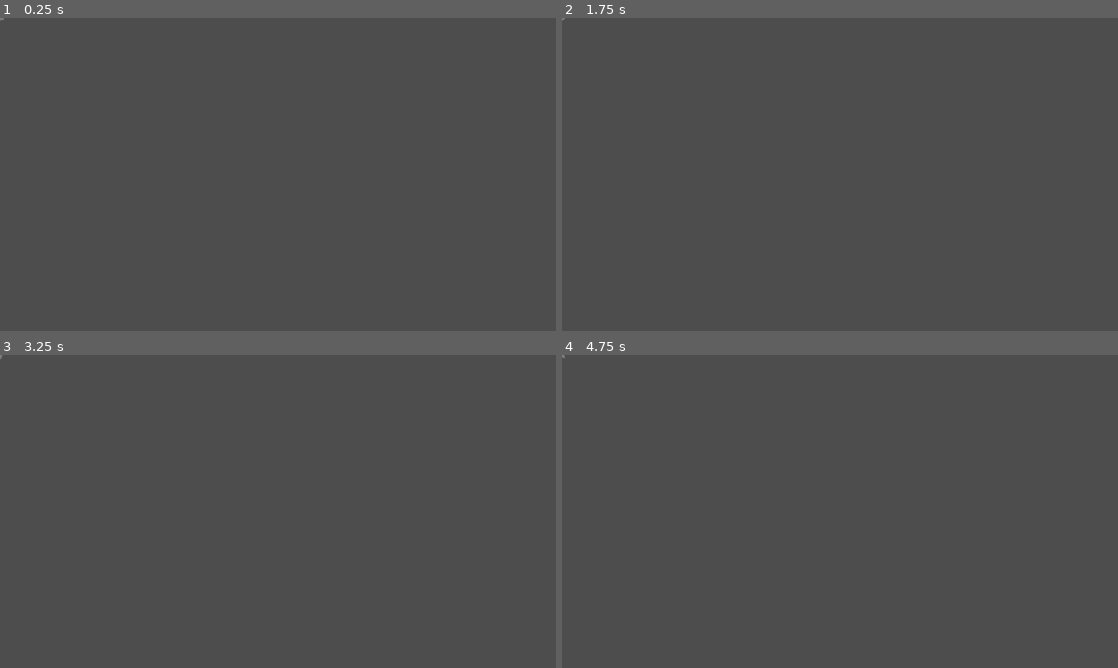
Above: before the commit, frames 1-4 (two rows, left to right).
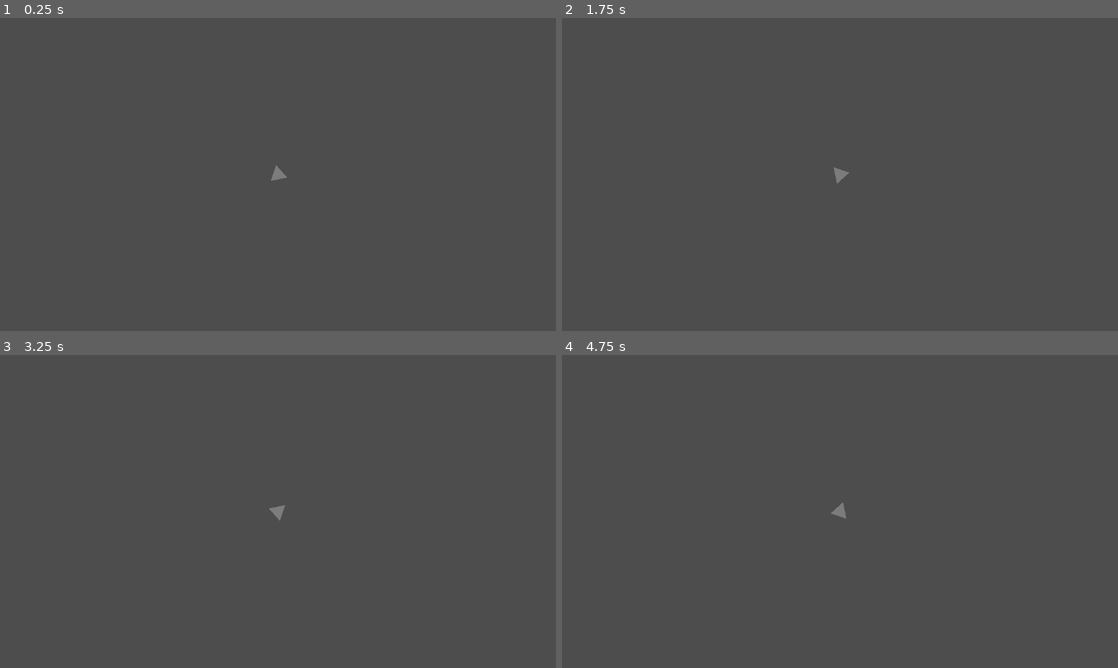
Above: after the commit, the same moments.

Repository: gluemagazine/square-tower-defence
Game: Godot game, scene res://scenes/enemies/Enemy Template.tscn
The game is run twice, just before and just after one commit, with the same random seed, the same clock (stepped at 60 frames per second) and the same inputs. The project has no main scene, so this scene is started directly.
Inputs:
- Up to frame 1 (0.25 s): no input
- Up to frame 2 (1.75 s): no input
- Up to frame 3 (3.25 s): no input
- Up to frame 4 (4.75 s): no input

The runs differ from the first frame. In frame 1, less than 0.1% of the frame differs, in the area x 0-52%, y 0-52%; in frame 2, less than 0.1%; in frame 3, less than 0.1%; in frame 4, less than 0.1%.

Commit message:
added more functionality to health componenet

Diff:
--- a/square-tower-defence/components/health_component.gd
+++ b/square-tower-defence/components/health_component.gd
@@ -2,6 +2,8 @@
 class_name HealthComponent
 
 signal death
+signal health_changed
+signal damaged
 
 @export var health : int = 100
 @export var max_health : int = 100
@@ -12,14 +14,18 @@
 		check()
 	else:
 		health = value
+	health_changed.emit()
 
 func heal(quantity):
 	health += quantity
 	check()
+	health_changed.emit()
 
 func damage(attack: Attack):
 	health -= attack.damage
 	check()
+	health_changed.emit()
+	damaged.emit()
 
 func check():
 	if health <= 0:
@@ -34,3 +40,4 @@
 func cap_health():
 	if health >= max_health:
 		health = max_health
+		health_changed.emit()
--- a/square-tower-defence/scenes/enemies/Enemy Template.tscn
+++ b/square-tower-defence/scenes/enemies/Enemy Template.tscn
@@ -112,7 +112,6 @@
 
 [node name="Camera2D" type="Camera2D" parent="."]
 visible = false
-enabled = false
 zoom = Vector2(2, 2)
 
 [node name="HitboxComponent" type="Area2D" parent="."]
--- a/square-tower-defence/scenes/enemies/enemy_template.gd
+++ b/square-tower-defence/scenes/enemies/enemy_template.gd
@@ -35,6 +35,8 @@
 
 	animation.play(stats.animations["walk"])
 
+	health.damaged.connect(damage)
+
 func _physics_process(_delta: float) -> void:
 	var next_position = nav.get_next_path_position()
 	var new_velocity = global_position.direction_to(next_position) * speed
@@ -51,3 +53,6 @@
 	killed.emit(self)
 	await get_tree().physics_frame
 	queue_free()
+
+func damage():
+	pass
